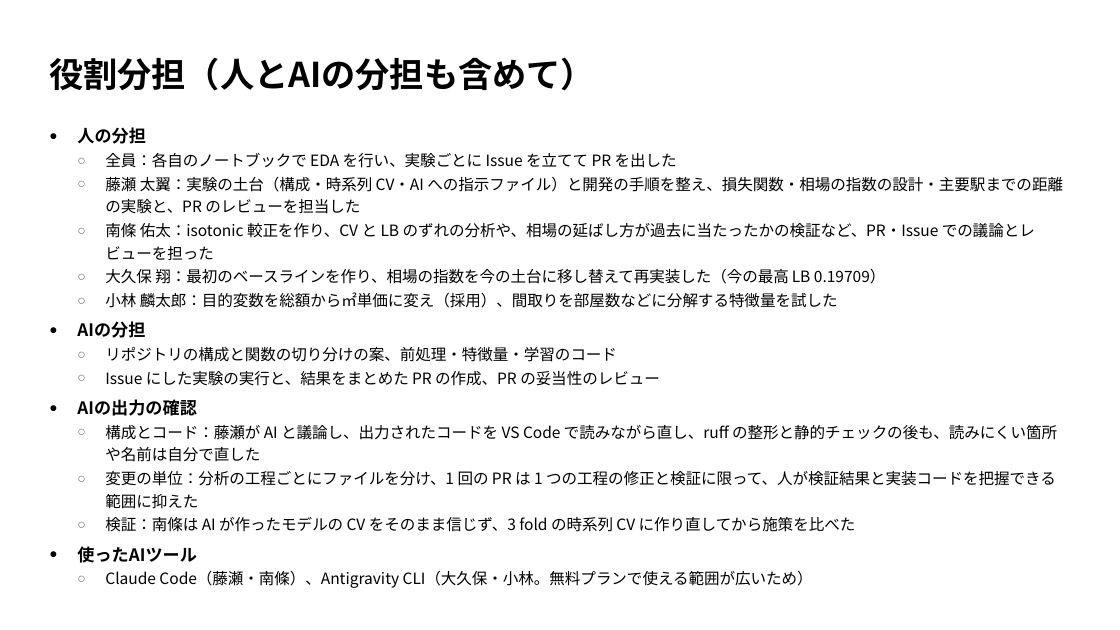
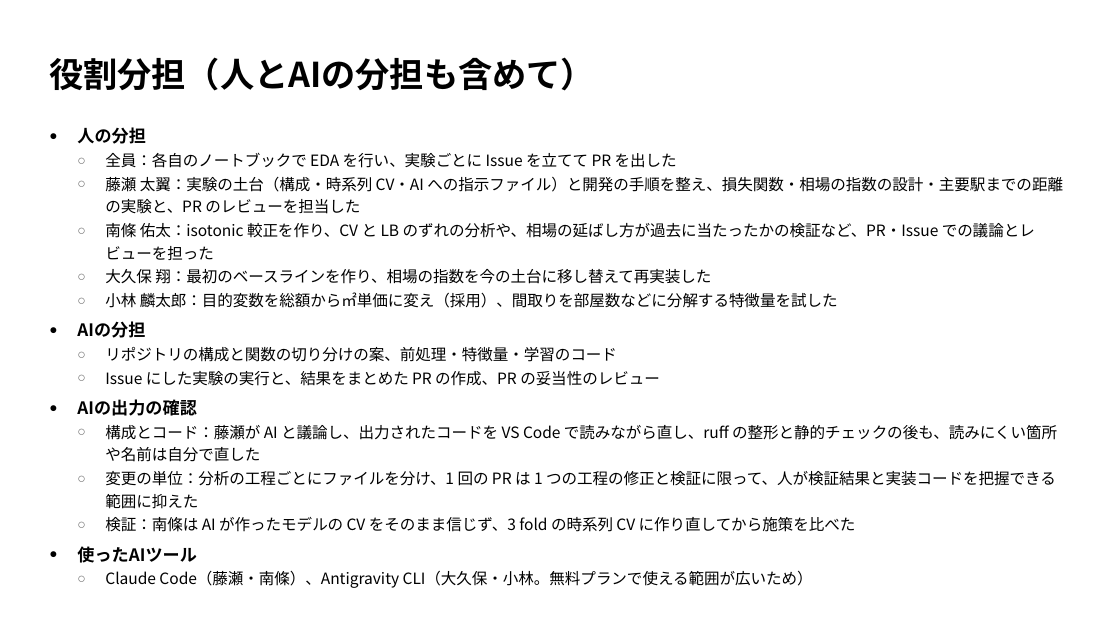
Before and after one commit to TaisukeFujise/condominium-price-pred, a slide deck: slide 2 of slides/midterm/midterm.pptx. Drawn at 1120x630 pixels with LibreOffice and Linux fonts; fonts in the diff are those of the drawing. Boxes give left, top, right and bottom in pixels: in the first picture for what was removed or moved away, otherwise in the second. Text is boxed around its words. In the diff, an @@ line names an element or a change of style, - is before the commit and + after.

```diff
--- a/slides/midterm/midterm.pptx
+++ b/slides/midterm/midterm.pptx
@@ text at bbox=[105, 269, 711, 284]: text changed @@
-  ○ 大久保 翔：最初のベースラインを作り、相場の指数を今の土台に移し替えて再実装した（今の最高 LB 0.19709）
+  ○ 大久保 翔：最初のベースラインを作り、相場の指数を今の土台に移し替えて再実装した
```
Also in this commit, not shown: 2 other files.
